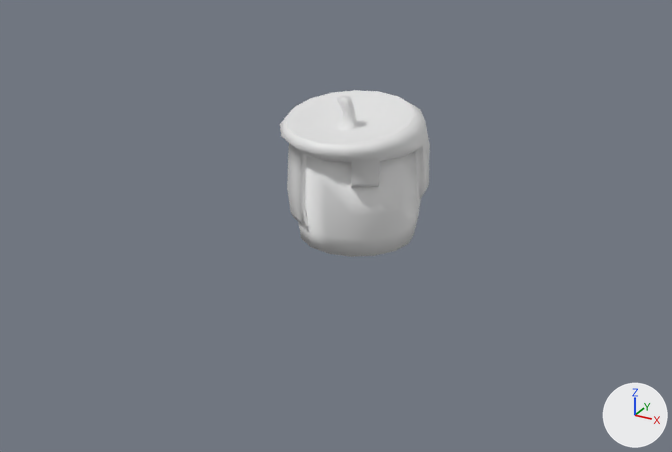
Two versions of the Blender file art/models/props/plant_candle/desk_clutter_2.blend, one commit apart.
Rendered twice from a 50 mm lens placed at (6.47, -12.47, 6.27), pointed at (0.3, -1.26, 0.66). Arrows for +X, +Y and +Z are at lower right; the lights stay in place. The picture after the commit comes second.

Objects in the first picture: 'candle'.
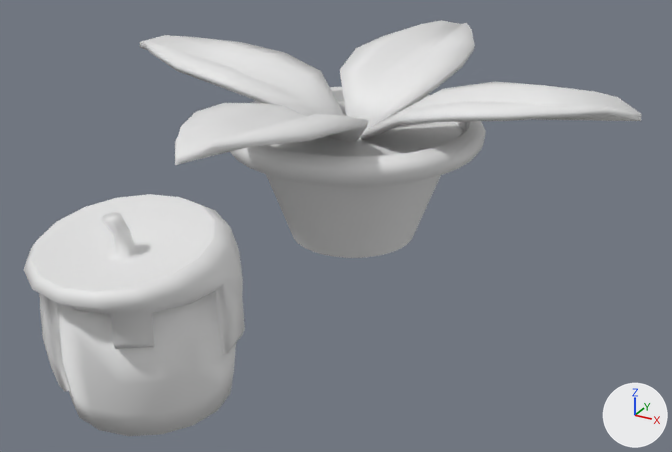
What changed in the scene script:
```text
Add me_plane_004:
    me_plane_004.from_pydata(...)  # 124 vertices, 96 faces; spans x -4.37..4.33, y -4.33..4.3, z -0.67..0.65
    me_plane_004.polygons.foreach_set('use_smooth', [True] * 96)
Add me_cylinder_001:
    me_cylinder_001.from_pydata(...)  # 512 vertices, 450 faces; spans x -2.06..2.06, y -2.06..2.06, z -1.65..0.31
    me_cylinder_001.polygons.foreach_set('use_smooth', [True] * 450)
Change ob_candle:
    ob_candle.location: (0.0, 0.0, 0.0) -> (0.0, -5.25, 0.0)
Add ob_leaves:
    ob_leaves = bpy.data.objects.new('leaves', me_plane_004)
    ob_leaves.location = (-0.07, -0.03, 2.42)
    ob_leaves.rotation_euler = (-0.0772, 0.0, 1.574)  # degrees (-4.4, 0, 90)
    _m = ob_leaves.modifiers.new('Solidify', 'SOLIDIFY')
    _m.thickness = 0.1
Add ob_pot:
    ob_pot = bpy.data.objects.new('pot', me_cylinder_001)
    ob_pot.location = (-0.07, 0.0, 1.64)
```

Boxes (x1, y1, x2, y2) around the edits, measured in the pictures (672 x 452 px):
'candle', moved: before (280, 90, 430, 257); after (24, 194, 245, 436)
'leaves', added: after (140, 20, 641, 165)
'pot', added: after (230, 87, 486, 258)
